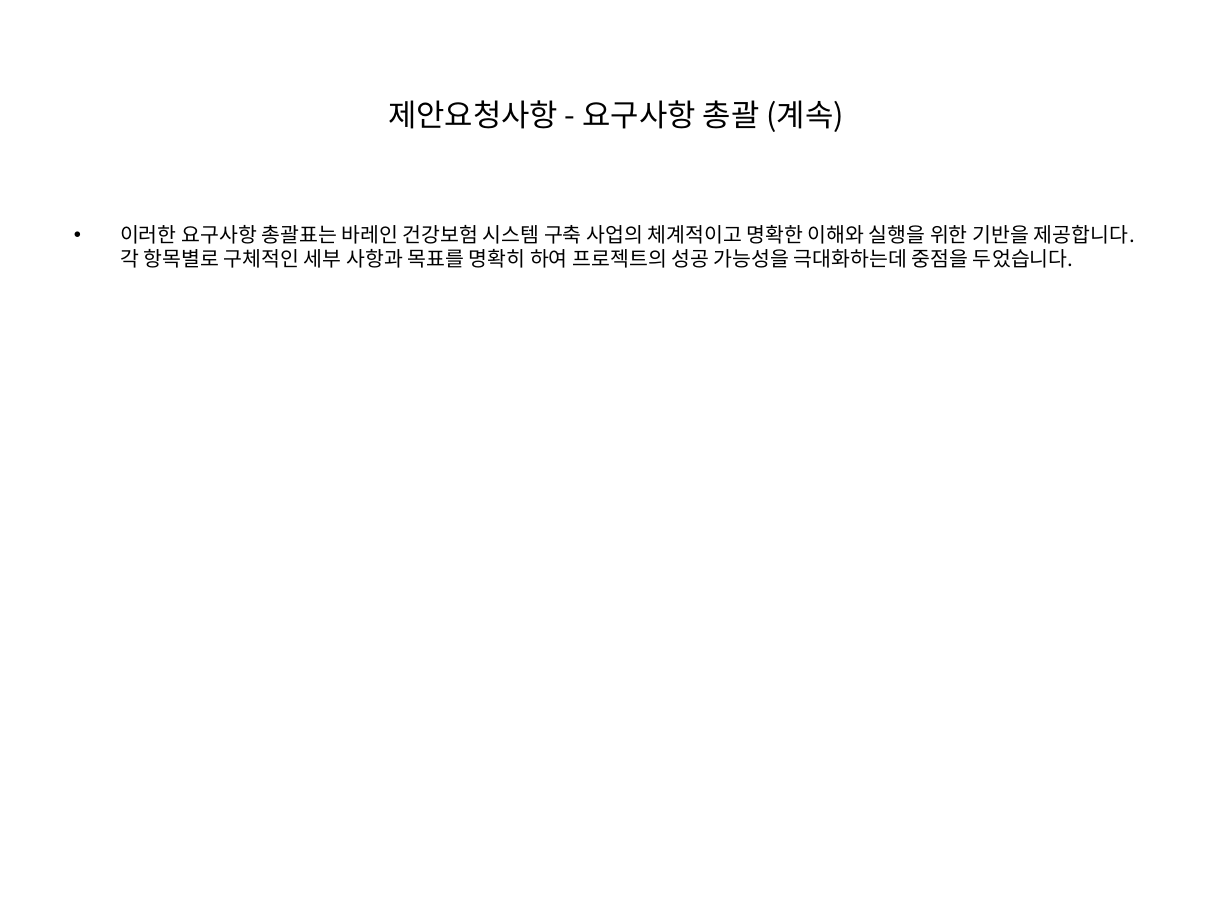
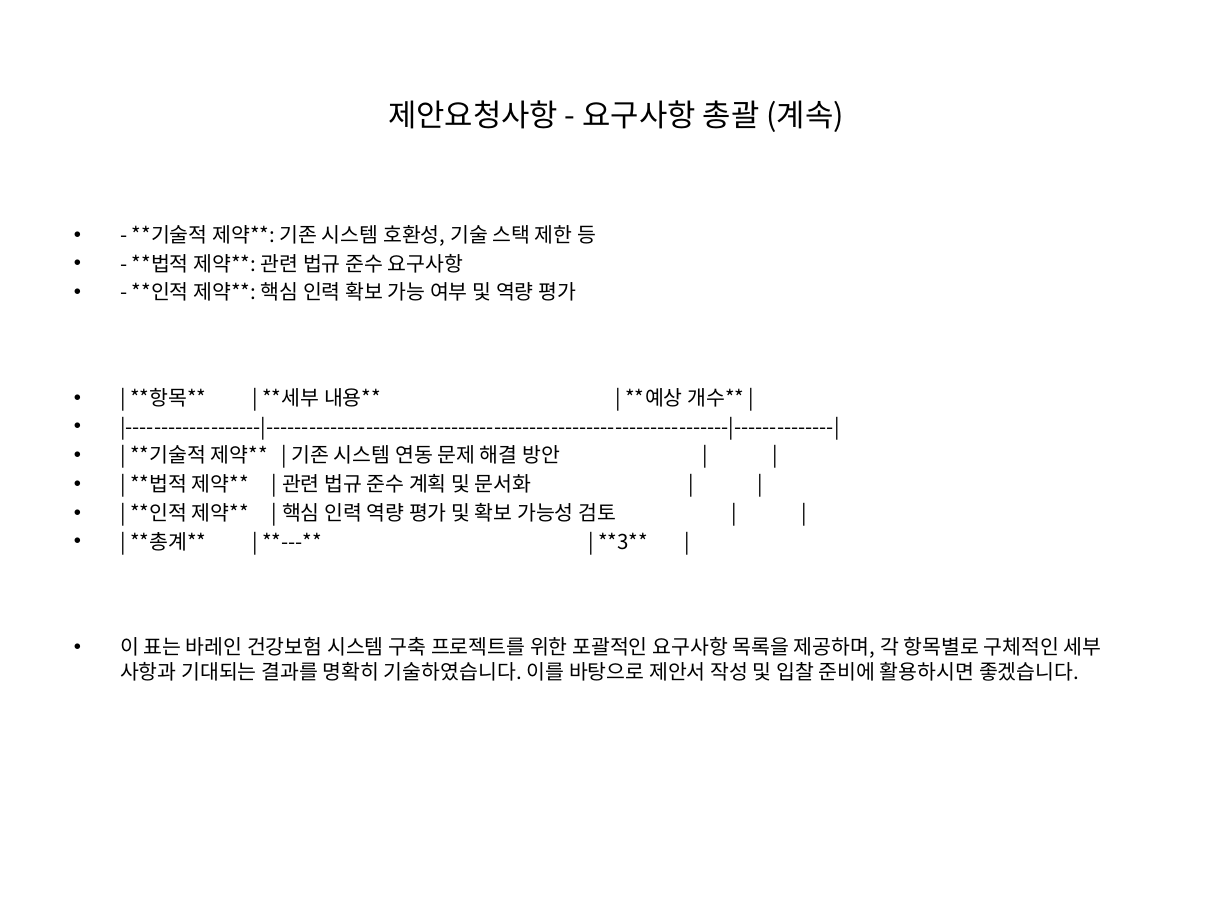
Before and after one commit to anskong/llm_mission, a slide deck: slide 21 of generated_ppt.pptx (slide 14 before the commit). Drawn at 1232x924 pixels with LibreOffice and Linux fonts; fonts in the diff are those of the drawing. Boxes give left, top, right and bottom in pixels: in the first picture for what was removed or moved away, otherwise in the second. Text is boxed around its words. In the diff, an @@ line names an element or a change of style, - is before the commit and + after.

```diff
--- a/generated_ppt.pptx
+++ b/generated_ppt.pptx
@@ text at <box>120,225,1102,681</box>: text changed @@
-• 이러한 요구사항 총괄표는 바레인 건강보험 시스템 구축 사업의 체계적이고 명확한 이해와 실행을 위한 기반을 제공합니다. 각 항목별로 구체적인 세부 사항과 목표를 명확히 하여 프로젝트의 성공 가능성을 극대화하는데 중점을 두었습니다.
+• - **기술적 제약**: 기존 시스템 호환성, 기술 스택 제한 등
+• - **법적 제약**: 관련 법규 준수 요구사항
+• - **인적 제약**: 핵심 인력 확보 가능 여부 및 역량 평가
+• | **항목** | **세부 내용** | **예상 개수** |
+• |-------------------|-----------------------------------------------------------------|--------------|
+• | **기술적 제약** | 기존 시스템 연동 문제 해결 방안 | |
+• | **법적 제약** | 관련 법규 준수 계획 및 문서화 | |
+• | **인적 제약** | 핵심 인력 역량 평가 및 확보 가능성 검토 | |
+• | **총계** | **---** | **3** |
+• 이 표는 바레인 건강보험 시스템 구축 프로젝트를 위한 포괄적인 요구사항 목록을 제공하며, 각 항목별로 구체적인 세부 사항과 기대되는 결과를 명확히 기술하였습니다. 이를 바탕으로 제안서 작성 및 입찰 준비에 활용하시면 좋겠습니다.
```
Also in this commit, not shown: 20 other slides changed, 7 slides added, 5 other files.
